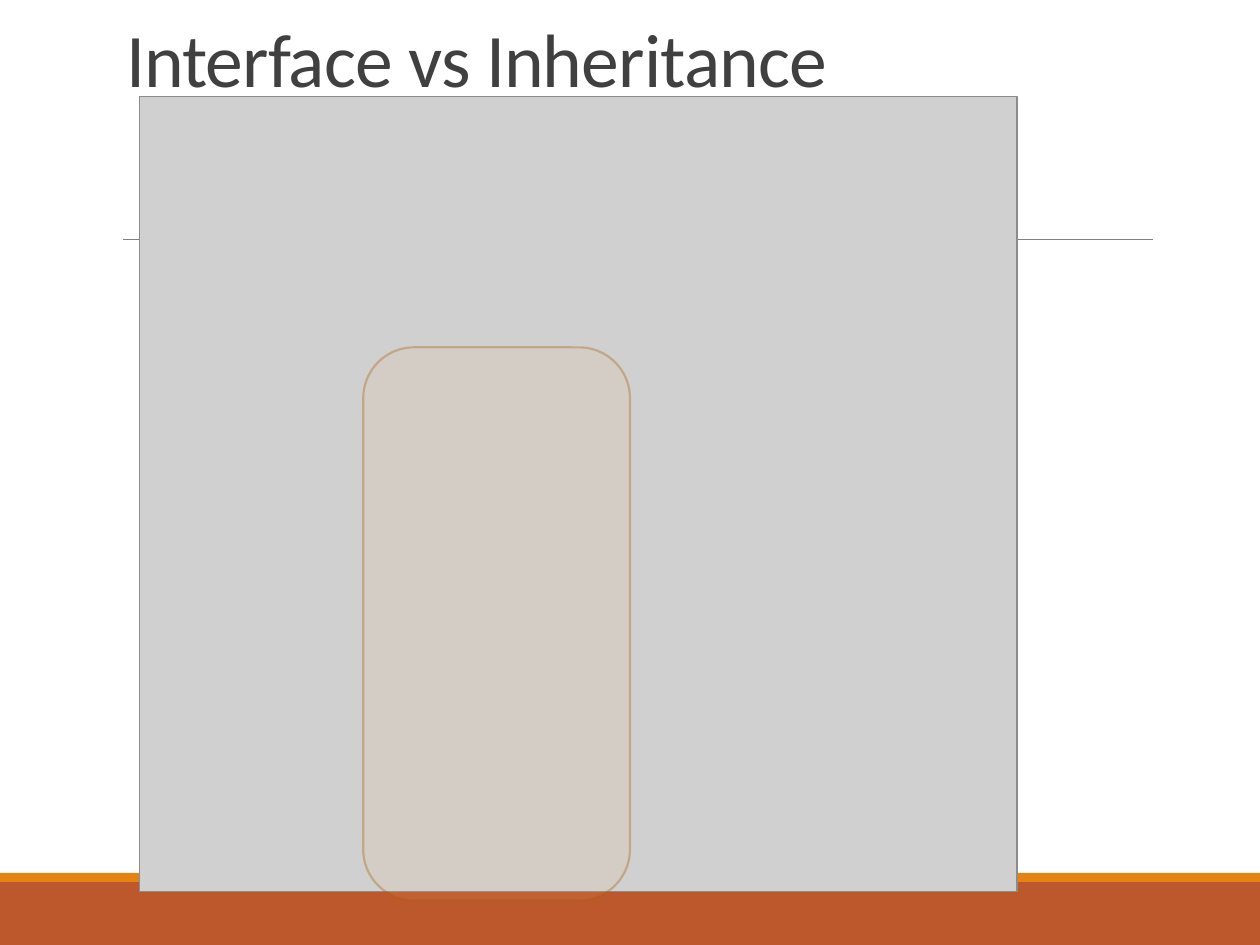
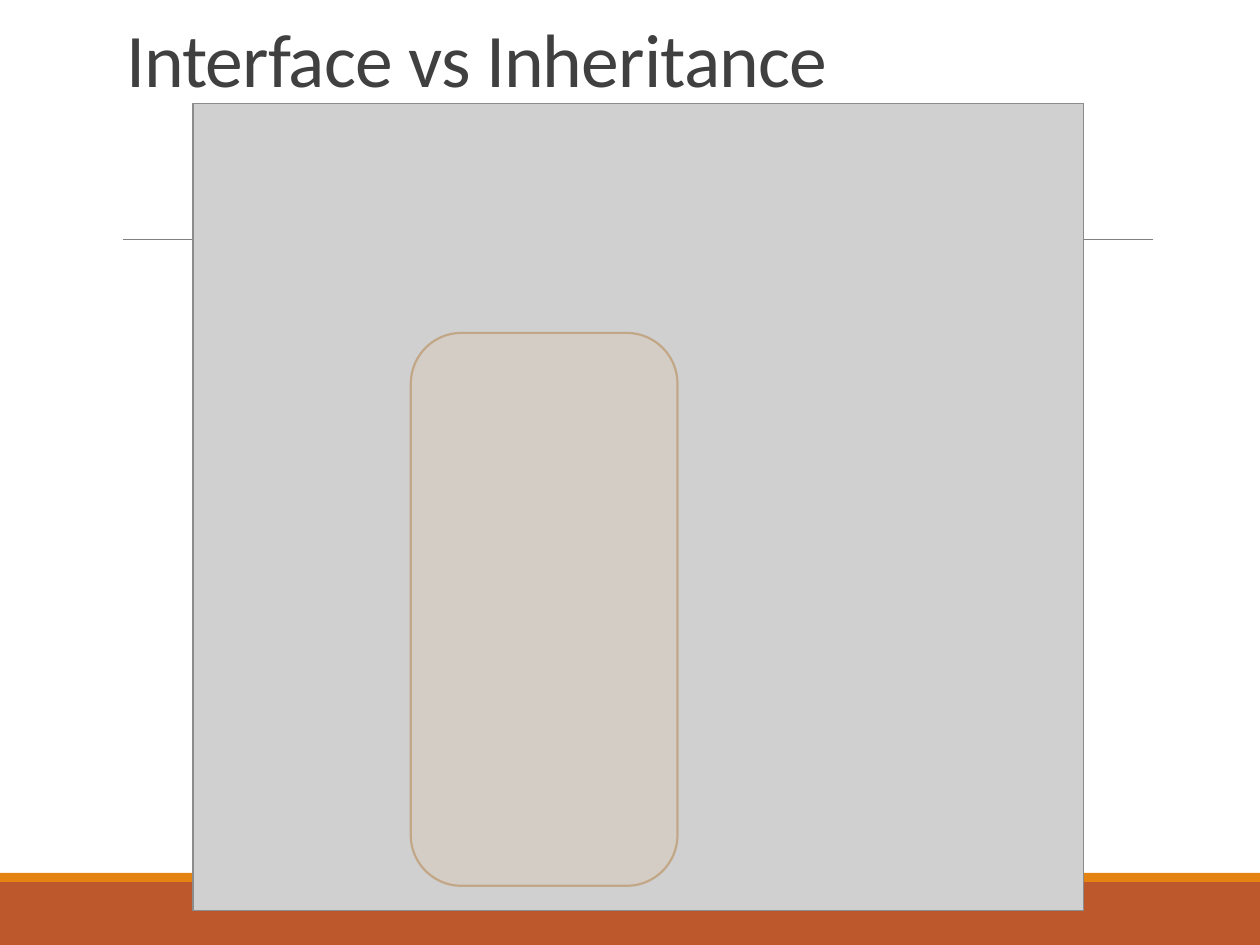
Before and after one commit to deeperj/dillinger, a slide deck: slide 20 of thesis/ukapp2/wqu_isc/sofware_design/Javabc04.pptx. Drawn at 1260x945 pixels with LibreOffice and Linux fonts; fonts in the diff are those of the drawing; grey boxes stand for pictures. Boxes give left, top, right and bottom in pixels: in the first picture for what was removed or moved away, otherwise in the second. Text is boxed around its words. In the diff, an @@ line names an element or a change of style, - is before the commit and + after.

```diff
--- a/thesis/ukapp2/wqu_isc/sofware_design/Javabc04.pptx
+++ b/thesis/ukapp2/wqu_isc/sofware_design/Javabc04.pptx
@@ picture: place and size @@
-picture at (140, 96, 1017, 891)
+picture at (193, 103, 1084, 911)
@@ rounded rectangle: place and size @@
-rounded rectangle at (363, 348, 630, 901)
+rounded rectangle at (411, 333, 678, 886)
```
Also in this commit, not shown: 4 other slides changed, 3 slides added, 2 slides removed, 4 other files.
